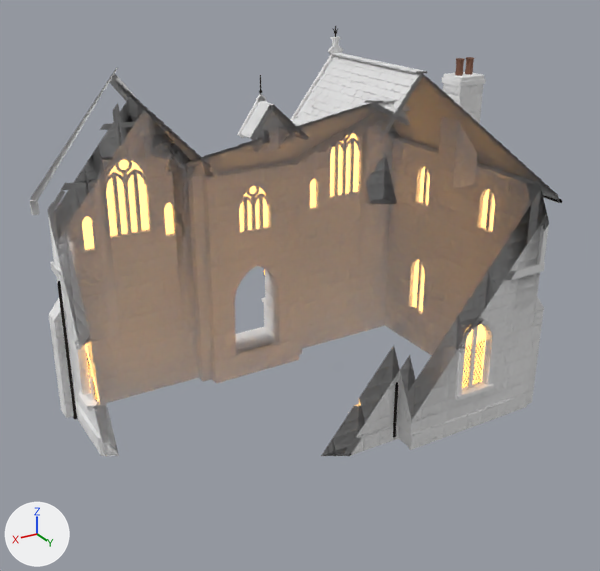
An edit to the FBX model GameClient/ArtSource/Silverbrook/NorthridgeHouse4/SilverbrookNorthridgeHouse4.fbx, drawn before and after from the same camera.
Rendered twice from a 50 mm lens placed at (10.55, 18.18, 12.59), pointed at (0.0, 0.59, 3.79). Every picture has the same lights, and +X, +Y and +Z are marked at lower left. The first picture is the older version. Mesh edges are drawn as thin lines on the coarser meshes. Everything nearer to the camera than a plane just in front of the edit is cut away.

Names of what the first picture shows: 'SM_SBNorthridgeHouse4_Details', 'SM_SBNorthridgeHouse4_Masonry', 'SM_SBNorthridgeHouse4_Roof', 'SM_SBNorthridgeHouse4_Timber'.
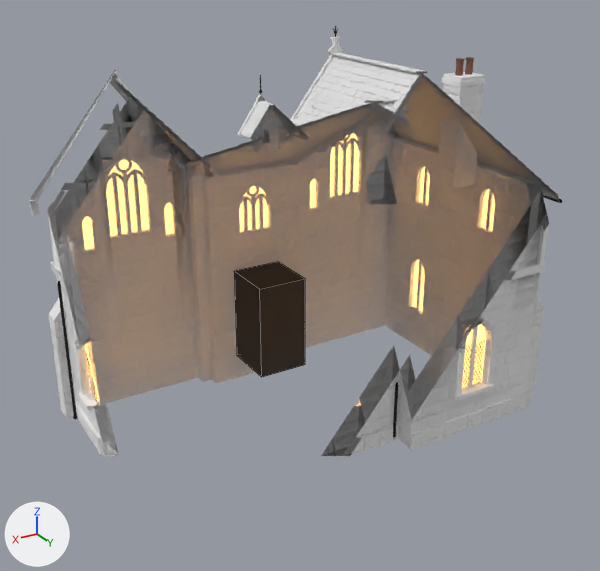
What differs and where, as boxes (x1, y1, x2, y2) in the pictures (600 x 571 px):
'SM_SBNorthridgeHouse4_EntryRooms', added: after (234, 262, 305, 377)

Patch to the scene script:
```diff
--- a/GameClient/ArtSource/Silverbrook/NorthridgeHouse4/SilverbrookNorthridgeHouse4.fbx.py
+++ b/GameClient/ArtSource/Silverbrook/NorthridgeHouse4/SilverbrookNorthridgeHouse4.fbx.py
@@ mat_sb_entryroom @@
+mat_sb_entryroom = principled_material('SB_EntryRoom')
+mat_sb_entryroom.base_color = (0.05, 0.045, 0.04)  # dark grey #3f3c38
+mat_sb_entryroom.roughness = 0.95
@@ me_sm_sbnorthridgehouse4_entryrooms @@
+me_sm_sbnorthridgehouse4_entryrooms.from_pydata([(-0.73, -0.32, 0.75), (0.73, -0.32, 0.75), (0.73, -0.32, 3.5), (-0.73, -0.32, 3.5), (-0.73, -1.87, 0.75), (-0.73, -1.87, 3.5), (0.73, -1.88, 3.5), (0.73, -1.88, 0.75)], [], [(0, 1, 2, 3), (4, 0, 3, 5), (6, 2, 1, 7), (4, 7, 1, 0), (3, 2, 6, 5)])
+me_sm_sbnorthridgehouse4_entryrooms.materials.append(mat_sb_entryroom)  # dark grey #3f3c38
@@ ob_sm_sbnorthridgehouse4_entryrooms @@
+ob_sm_sbnorthridgehouse4_entryrooms = bpy.data.objects.new('SM_SBNorthridgeHouse4_EntryRooms', me_sm_sbnorthridgehouse4_entryrooms)
+ob_sm_sbnorthridgehouse4_entryrooms.location = (0.0, 0.0, 0.0)
```
